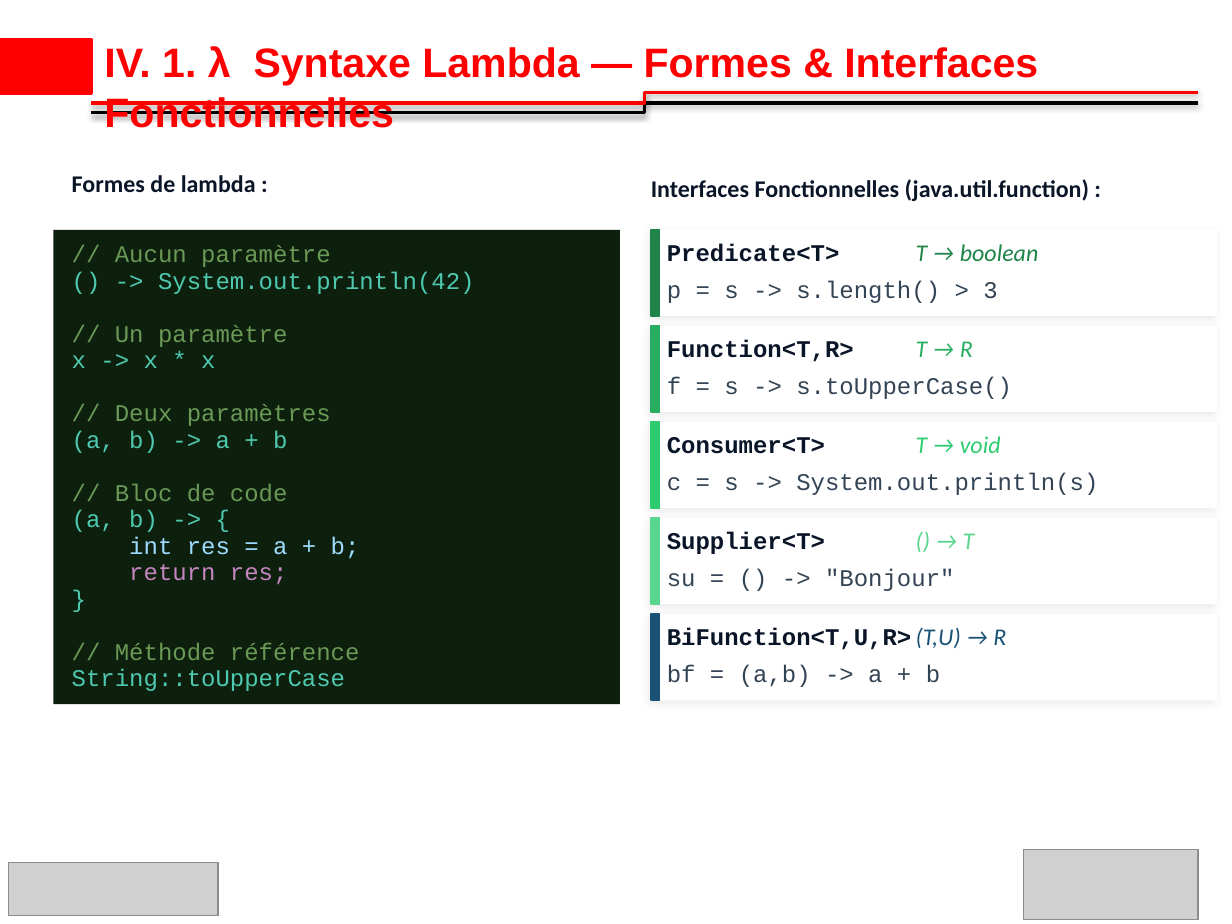
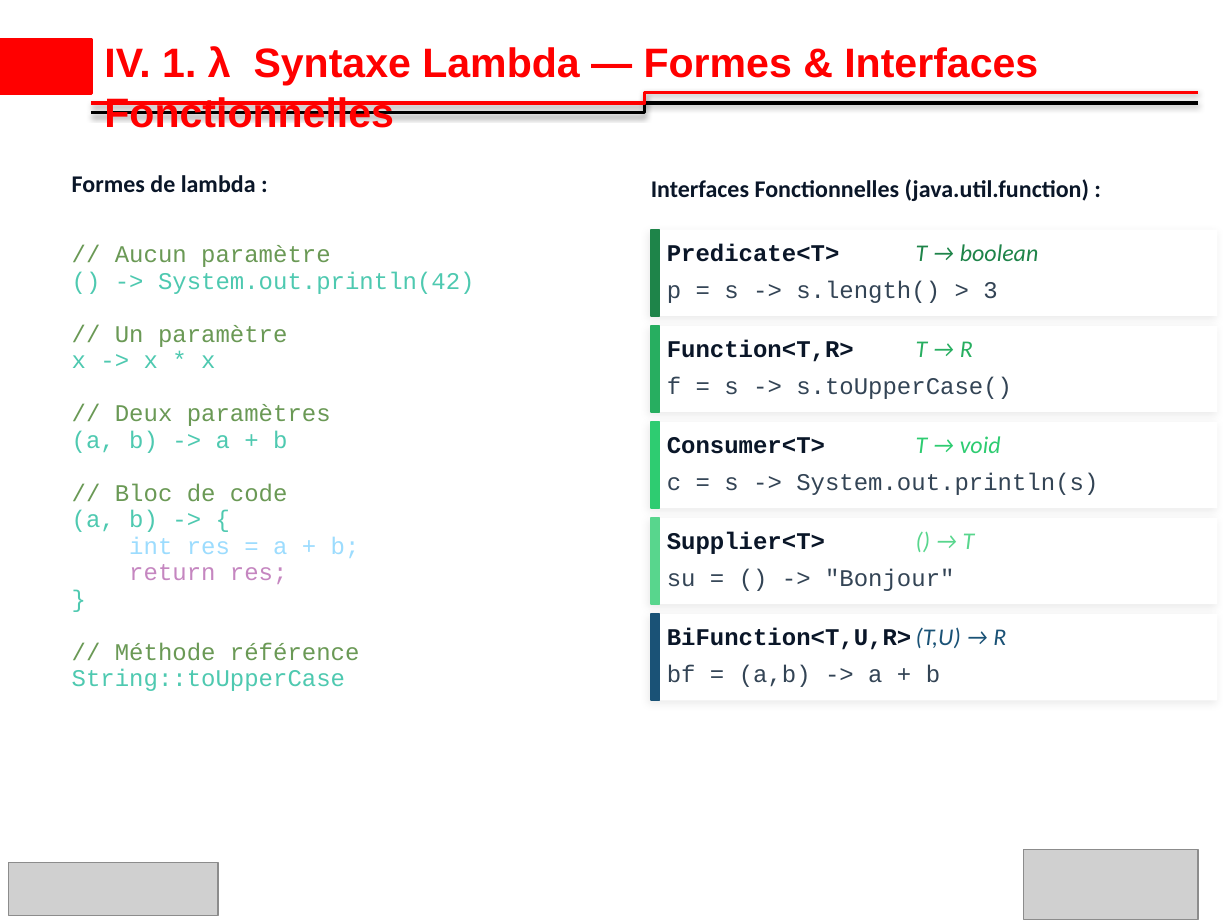
Before and after one commit to ibrahimsava/Osis-training-in-java, a slide deck: slide 14 of osis_presentation_Ibrahim_SAVADOGO_S3.pptx. Drawn at 1232x924 pixels with LibreOffice and Linux fonts; fonts in the diff are those of the drawing; grey boxes stand for pictures; background and template pictures are left out. Boxes give left, top, right and bottom in pixels: in the first picture for what was removed or moved away, otherwise in the second. Text is boxed around its words. In the diff, an @@ line names an element or a change of style, - is before the commit and + after.

```diff
--- a/osis_presentation_Ibrahim_SAVADOGO_S3.pptx
+++ b/osis_presentation_Ibrahim_SAVADOGO_S3.pptx
@@ rectangle at <box>53,229,620,703</box>: fill #0D1F0D to #FFFFFF @@
```
Also in this commit, not shown: 8 other slides changed.
